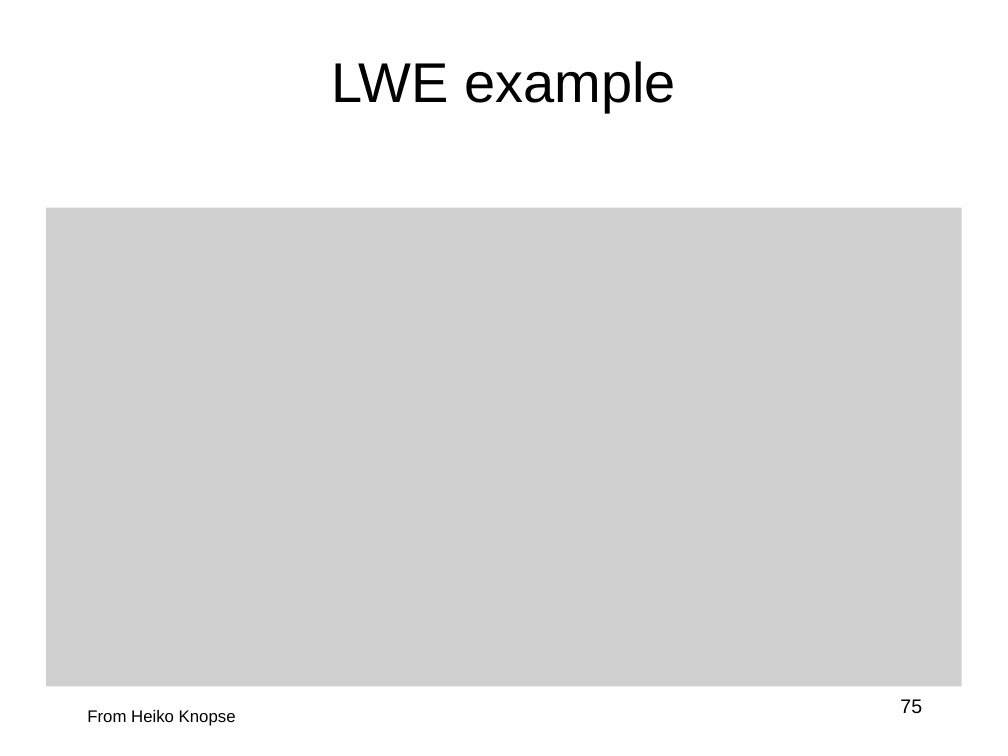
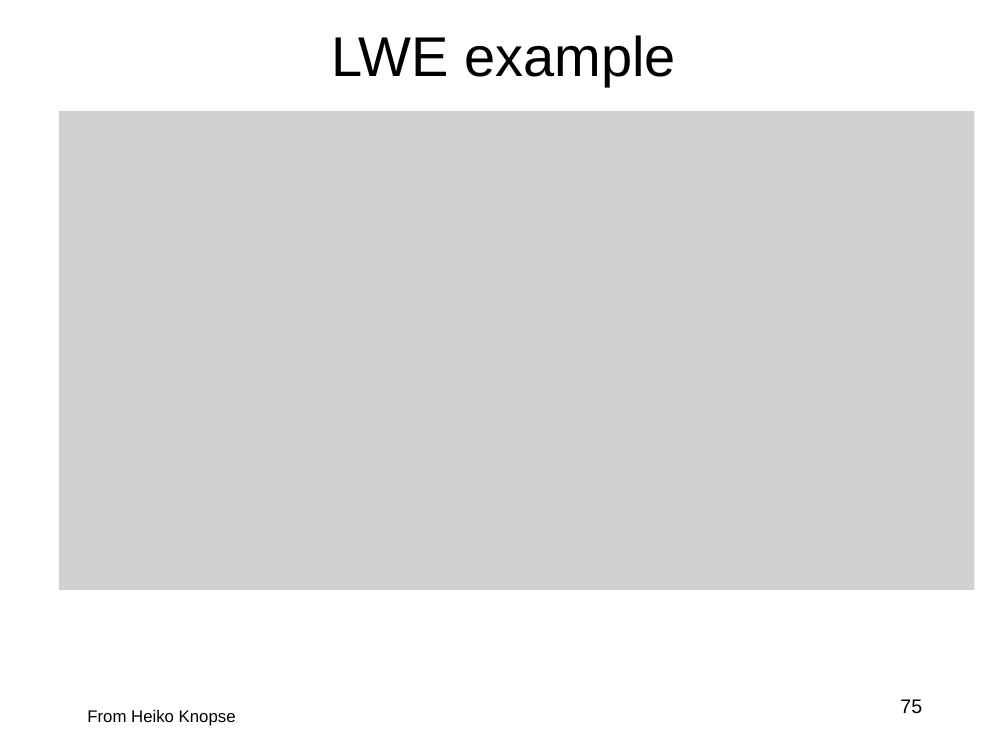
Before and after one commit to jlmucb/class_notes, a slide deck: slide 75 of BerkeleyClass/CS290Spring2013/Lectures/Cryptoclass10.pptx. Drawn at 1008x756 pixels with LibreOffice and Linux fonts; fonts in the diff are those of the drawing; grey boxes stand for pictures. Boxes give left, top, right and bottom in pixels: in the first picture for what was removed or moved away, otherwise in the second. Text is boxed around its words. In the diff, an @@ line names an element or a change of style, - is before the commit and + after.

```diff
--- a/BerkeleyClass/CS290Spring2013/Lectures/Cryptoclass10.pptx
+++ b/BerkeleyClass/CS290Spring2013/Lectures/Cryptoclass10.pptx
@@ title "LWE example" moved from (x1=332, y1=61, x2=677, y2=112) to (x1=332, y1=35, x2=677, y2=86) @@
@@ picture moved from (x1=46, y1=208, x2=962, y2=686) to (x1=58, y1=111, x2=974, y2=590) @@
```
Also in this commit, not shown: 1 other slide changed, 2 slides added, 1 other file.
